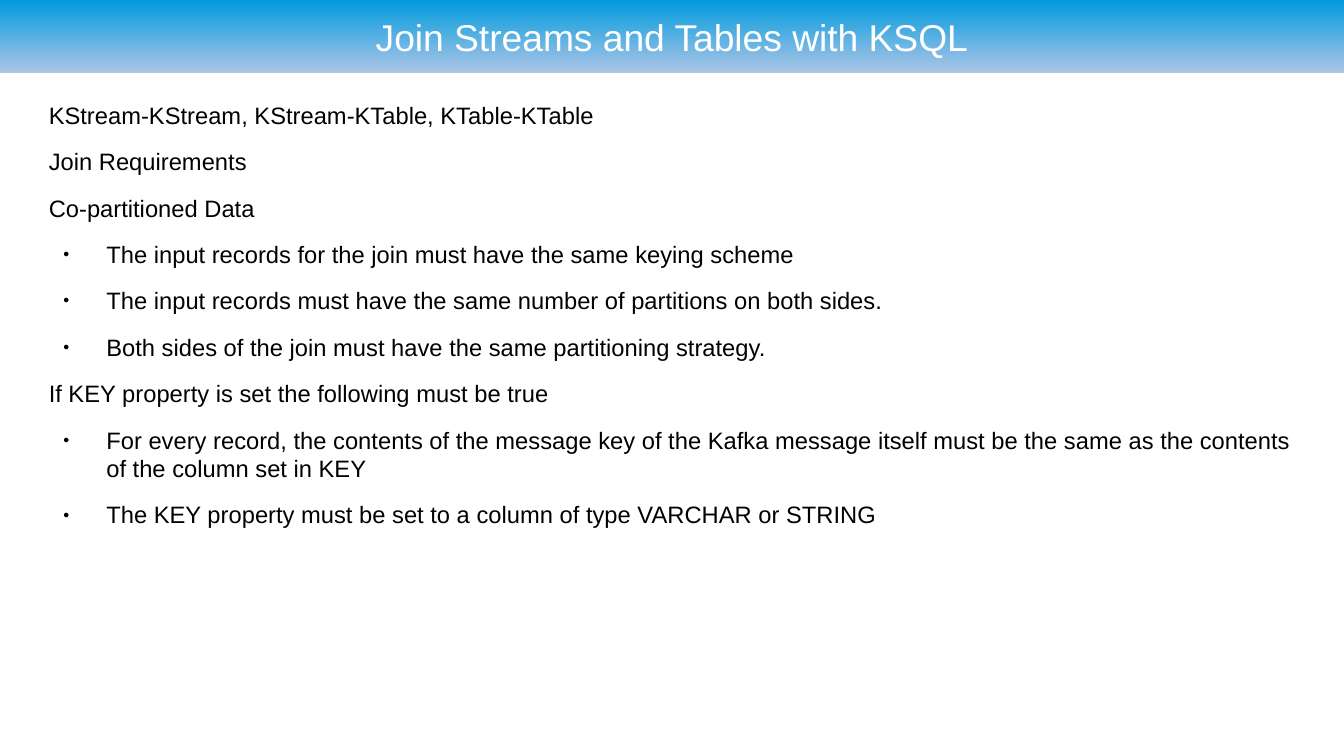
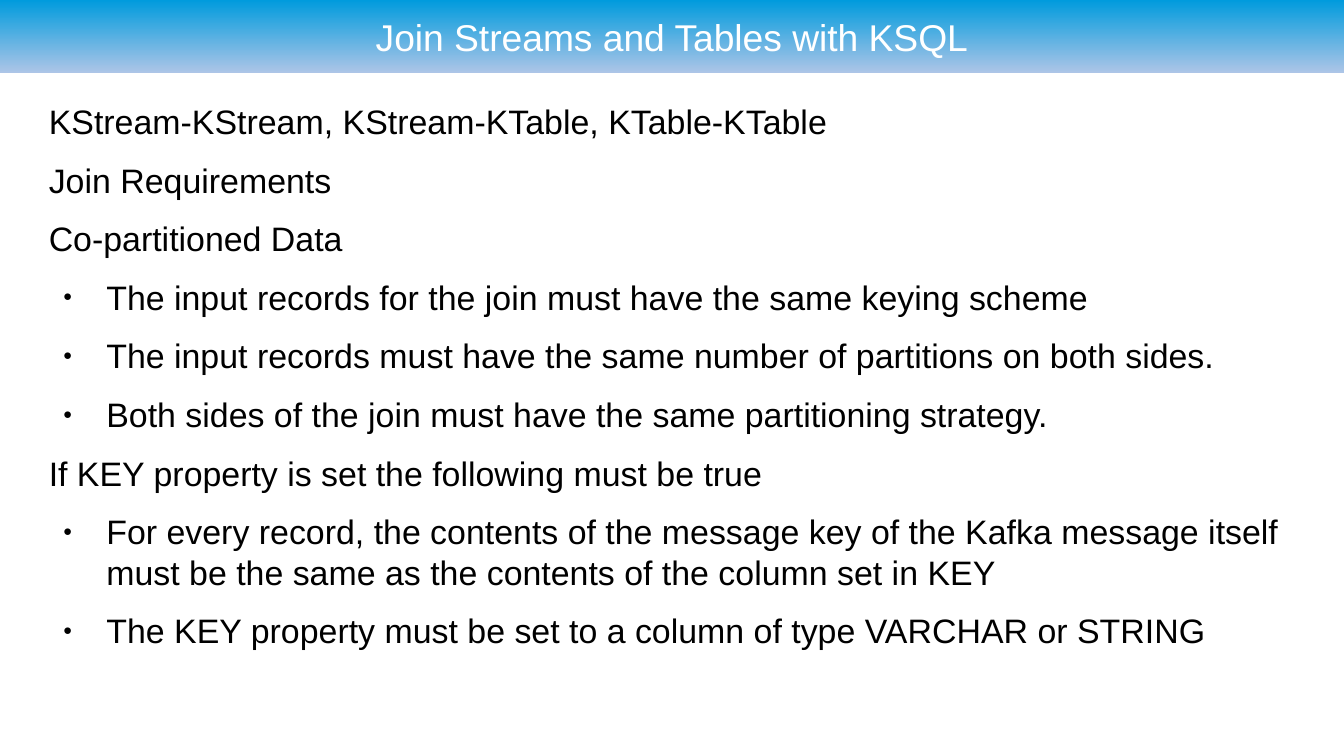
Before and after one commit to ryzlab/kafka-kompetensdag, a slide deck: slide 36 of doc/presentation.odp (slide 46 before the commit). Drawn at 1344x756 pixels with LibreOffice and Linux fonts; fonts in the diff are those of the drawing; background and template pictures are left out. Boxes give left, top, right and bottom in pixels: in the first picture for what was removed or moved away, otherwise in the second. Text is boxed around its words. In the diff, an @@ line names an element or a change of style, - is before the commit and + after.

```diff
--- a/doc/presentation.odp
+++ b/doc/presentation.odp
@@ text "KStream-KStream, KStream-KTable, KTable-KTable" at [49,109,1278,650]: size 14 to 20 pt @@
```
Also in this commit, not shown: 17 other slides changed, 2 slides added.
